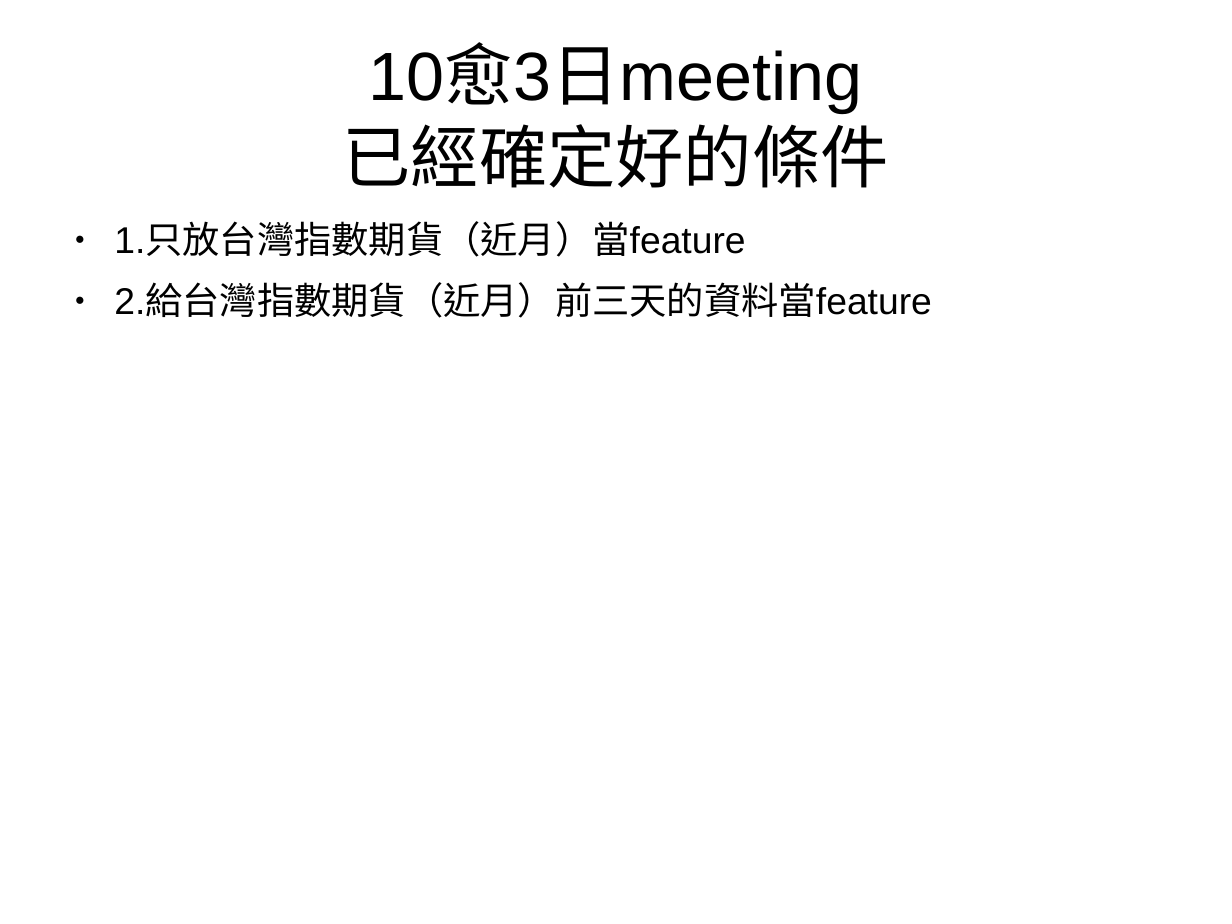
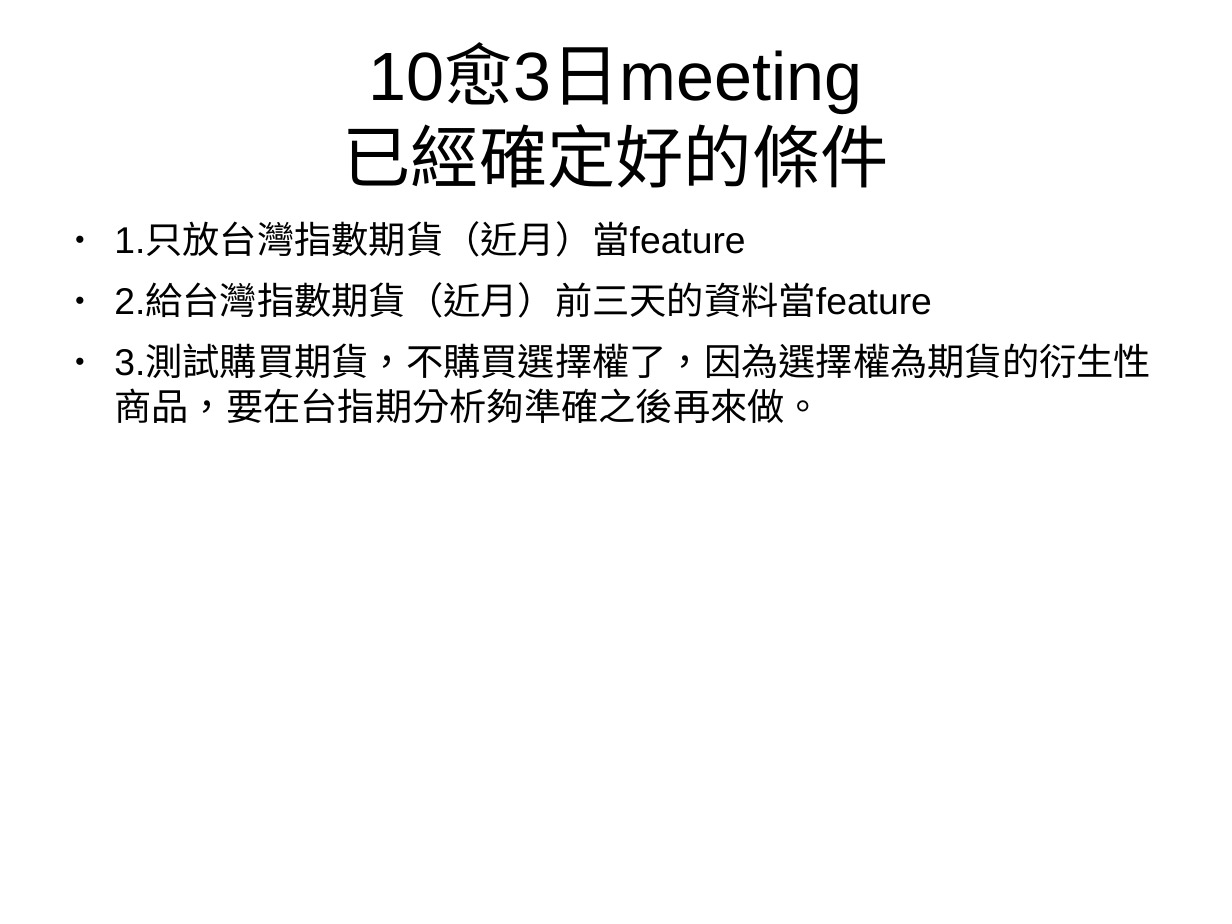
Before and after one commit to ArlenPP/Machin_Learning_Fin, a slide deck: slide 45 of meeting/10_3.odp. Drawn at 1232x924 pixels with LibreOffice and Linux fonts; fonts in the diff are those of the drawing. Boxes give left, top, right and bottom in pixels: in the first picture for what was removed or moved away, otherwise in the second. Text is boxed around its words. In the diff, an @@ line names an element or a change of style, - is before the commit and + after.

```diff
--- a/meeting/10_3.odp
+++ b/meeting/10_3.odp
@@ text at (x1=114, y1=346, x2=1151, y2=423): paragraph added @@
+● 3.測試購買期貨，不購買選擇權了，因為選擇權為期貨的衍生性商品，要在台指期分析夠準確之後再來做。
```
Also in this commit, not shown: 3 other slides changed, 14 slides added, 9 other files.
